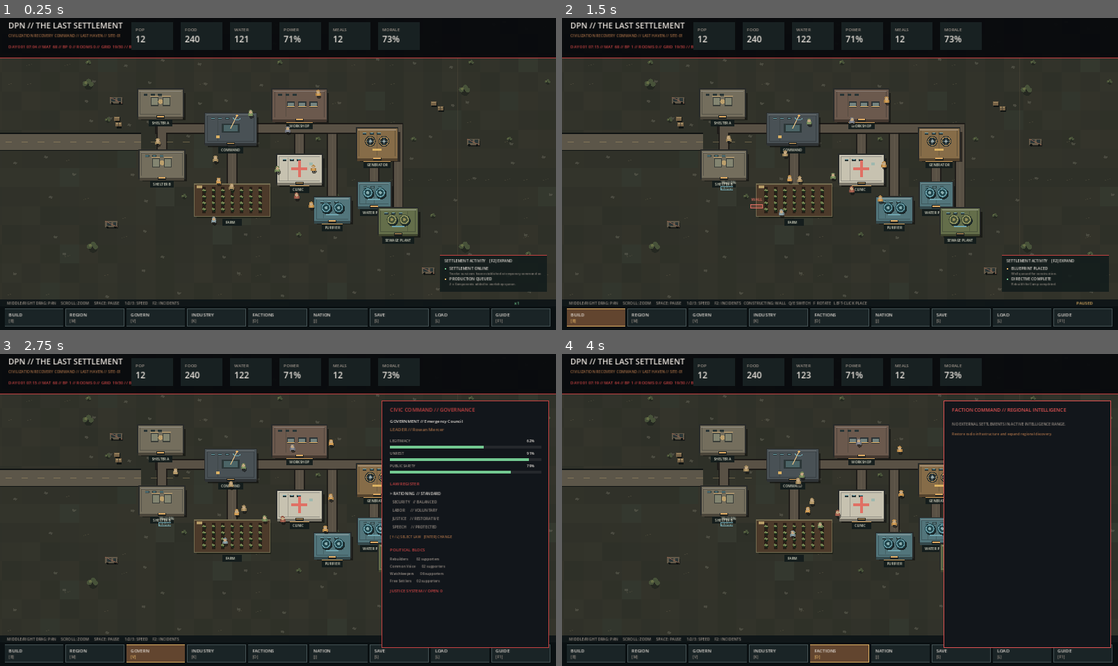
Above: before the commit, frames 1-4 (two rows, left to right).
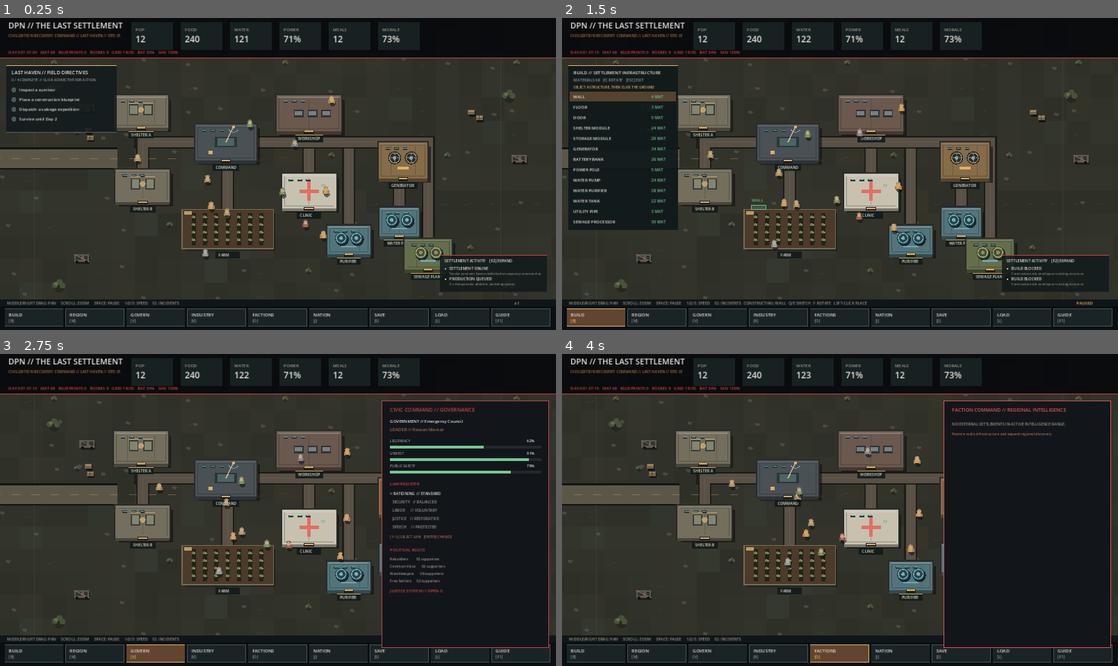
Above: after the commit, the same moments.

Repository: DPN-Technology/The-Last-Settlement
Game: Godot game, scene res://src/Main.tscn
Same seed, same stepped clock (60 frames per second), same inputs: the game is played once before the commit and once after it.
Inputs (mouse positions are in pixels of both pictures, inside the frame that each line leads up to):
- Up to frame 1 (0.25 s): no input
- Up to frame 2 (1.5 s): tap Enter at 0.5 s; move the mouse to (962, 158) at 0.52 s; hold Right 0.53-1.25 s; tap B at 0.6 s; click (962, 158) at 0.67 s; tap Space at 0.77 s; drag from (728, 189) to (812, 236) at 1.27 s
- Up to frame 3 (2.75 s): move the mouse to (333, 441) at 2.02 s; hold Right from 2.03 s (still down); tap V at 2.1 s
- Up to frame 4 (4 s): release Right at 2.75 s; drag from (812, 572) to (673, 463) at 2.77 s; move the mouse to (1006, 556) at 3.52 s; hold Left from 3.53 s (still down); tap O at 3.6 s; tap Space at 3.77 s

The runs differ from the first frame. In frame 1, 24% of the frame differs, in the area x 0-100%, y 8-90%; in frame 2, 28%; in frame 3, 17%; in frame 4, 17%.

Commit message:
feat(gameplay): mouse-driven build catalog and persistent chapter objectives

Diff:
--- a/src/main.gd
+++ b/src/main.gd
@@ -21,12 +21,13 @@
 var incident_panel_visible := false
 var playtest_notice := ""
 var playtest_notice_seconds := 0.0
-var camera_offset := Vector2(72, -8)
-var zoom := 0.86
+var camera_offset := Vector2(-75, -34)
+var zoom := 1.04
 var dragging := false
 var drag_origin := Vector2.ZERO
 var selected_citizen: Dictionary = {}
 var selected_building: Dictionary = {}
+var selected_blueprint: Dictionary = {}
 var build_mode := false
 var build_catalog_index := 0
 var build_rotated := false
@@ -68,6 +69,7 @@
 
 func _process(delta: float) -> void:
 	sim.update(delta)
+	sim.check_field_objectives()
 	_update_citizens(delta)
 	if playtest_notice_seconds > 0.0:
 		playtest_notice_seconds = maxf(0.0, playtest_notice_seconds - delta)
@@ -113,6 +115,11 @@
 		_draw_world()
 		_draw_utility_overlay()
 	_draw_hud()
+	if not help_mode and not update_mode:
+		if build_mode:
+			_draw_build_palette()
+		elif not world_map_mode and not governance_mode and not economy_mode and not faction_mode and not civilization_mode:
+			_draw_field_objectives()
 	if help_mode:
 		_draw_help_panel()
 	elif update_mode:
@@ -651,7 +658,7 @@
 
 	draw_string(ThemeDB.fallback_font, Vector2(24,32), "DPN // THE LAST SETTLEMENT", HORIZONTAL_ALIGNMENT_LEFT, -1, 23, TEXT)
 	draw_string(ThemeDB.fallback_font, Vector2(24,57), "CIVILIZATION RECOVERY COMMAND // %s" % sim.settlement_name, HORIZONTAL_ALIGNMENT_LEFT, -1, 11, RUST)
-	draw_string(ThemeDB.fallback_font, Vector2(24,89), "DAY %03d %02d:%02d // MAT %.0f // BP %d // ROOMS %d // GRID %.0f/%.0f // BAT %.0f%% // SAN %.0f%%" % [sim.day, int(sim.hour),  …(400 unchanged characters)…
+	draw_string(ThemeDB.fallback_font, Vector2(24,105), "DAY %03d %02d:%02d   MAT %.0f   BLUEPRINTS %d   ROOMS %d   GRID %.0f/%.0f   BAT %.0f%%   SAN %.0f%%" % [sim.day, int(sim.hour),  …(400 unchanged characters)…
 
 	var alive := sim.get_alive_citizens().size()
 	var stats := [
@@ -692,6 +699,91 @@
 		draw_rect(Rect2(22, 125, width, 37), PANEL_SOLID, true)
 		draw_rect(Rect2(22, 125, width, 37), GOOD, false, 1.0)
 		draw_string(ThemeDB.fallback_font, Vector2(35, 148), playtest_notice, HORIZONTAL_ALIGNMENT_LEFT, width - 25.0, 12, GOOD)
+
+func _draw_field_objectives() -> void:
+	var x := 18.0
+	var y := 139.0
+	var w := 318.0
+	var h := 192.0
+	draw_rect(Rect2(x, y, w, h), Color("#111a1cdd"))
+	draw_rect(Rect2(x, y, w, h), Color("#5a6259"), false, 1.0)
+	draw_line(Vector2(x, y), Vector2(x + w, y), WARN, 2.0)
+	draw_string(ThemeDB.fallback_font, Vector2(x + 15, y + 25), "LAST HAVEN // FIELD DIRECTIVES", HORIZONTAL_ALIGNMENT_LEFT, w - 26, 14, TEXT)
+	var keys := ["inspected", "blueprint", "expedition", "survived"]
+	var names := ["Inspect a survivor", "Place a construction blueprint", "Dispatch a salvage expedition", "Survive until Day 2"]
+	var count := 0
+	for key in keys:
+		if bool(sim.field_objectives.get(key, false)):
+			count += 1
+	draw_string(ThemeDB.fallback_font, Vector2(x + 15, y + 45), "%d / 4 COMPLETE  // CLICK A DIRECTIVE FOR ACTION" % count, HORIZONTAL_ALIGNMENT_LEFT, w - 26, 10, MUTED)
+	for i in range(4):
+		var complete := bool(sim.field_objectives.get(keys[i], false))
+		var ry := y + 74.0 + float(i) * 28.0
+		var col := GOOD if complete else TEXT
+		draw_circle(Vector2(x + 22, ry - 4), 7.0, GOOD if complete else Color("#4c5959"))
+		if complete:
+			draw_string(ThemeDB.fallback_font, Vector2(x + 18, ry), "✓", HORIZONTAL_ALIGNMENT_LEFT, -1, 11, Color("#13251b"))
+		draw_string(ThemeDB.fallback_font, Vector2(x + 37, ry), names[i], HORIZONTAL_ALIGNMENT_LEFT, w - 48, 12, col)
+	if count >= 4:
+		draw_string(ThemeDB.fallback_font, Vector2(x + 15, y + h - 9), "FIRST CHAPTER COMPLETE // CONTINUE REBUILDING", HORIZONTAL_ALIGNMENT_LEFT, w - 25, 9, GOOD)
+
+func _handle_objective_click(position: Vector2) -> bool:
+	var area := Rect2(18, 139, 318, 192)
+	if not area.has_point(position):
+		return false
+	var row := int(floor((position.y - 199.0) / 28.0))
+	if row == 0 and sim.citizens.size() > 0:
+		var citizen: Dictionary = sim.get_alive_citizens()[0]
+		_focus_world_position(Vector2(citizen["position"]))
+		selected_citizen = citizen
+		selected_building = {}
+		selected_blueprint = {}
+		sim.complete_field_objective("inspected")
+	elif row == 1:
+		build_mode = true
+	elif row == 2:
+		world_map_mode = true
+	elif row == 3:
+		sim.paused = false
+		sim.speed = 4.0
+	return true
+
+func _focus_world_position(world: Vector2) -> void:
+	var vp := get_viewport_rect().size
+	camera_offset = Vector2(vp.x * 0.50, vp.y * 0.48) / zoom - world
+
+func _draw_build_palette() -> void:
+	var catalog := sim.get_build_catalog()
+	var left := 18.0
+	var top := 139.0
+	var width := 316.0
+	var row_height := 30.0
+	var height := 83.0 + float(catalog.size()) * row_height
+	draw_rect(Rect2(left, top, width, height), Color("#10191beF"))
+	draw_rect(Rect2(left, top, width, height), WARN, false, 1.0)
+	draw_string(ThemeDB.fallback_font, Vector2(left + 15, top + 25), "BUILD // SETTLEMENT INFRASTRUCTURE", HORIZONTAL_ALIGNMENT_LEFT, width - 25, 13, TEXT)
+	draw_string(ThemeDB.fallback_font, Vector2(left + 15, top + 46), "MATERIALS %.0f   [F] ROTATE   [ESC] EXIT" % float(sim.stockpiles["industry"].get("materials", 0.0)), HORIZONTAL_ALIGNMENT_LEFT, width - 25, 11, MUTED)
+	draw_string(ThemeDB.fallback_font, Vector2(left + 15, top + 66), "SELECT A STRUCTURE, THEN CLICK THE GROUND", HORIZONTAL_ALIGNMENT_LEFT, width - 25, 10, WARN)
+	for i in range(catalog.size()):
+		var item: Dictionary = catalog[i]
+		var y := top + 75.0 + float(i) * row_height
+		var active := i == build_catalog_index
+		var affordable := float(sim.stockpiles["industry"].get("materials", 0.0)) >= float(item["cost"])
+		if active:
+			draw_rect(Rect2(left + 5, y, width - 10, row_height - 2), Color("#54432f"))
+		draw_string(ThemeDB.fallback_font, Vector2(left + 14, y + 19), str(item["name"]).to_upper(), HORIZONTAL_ALIGNMENT_LEFT, 200, 12, TEXT if affordable else MUTED)
+		draw_string(ThemeDB.fallback_font, Vector2(left + 239, y + 19), "%.0f MAT" % float(item["cost"]), HORIZONTAL_ALIGNMENT_LEFT, 62, 11, GOOD if affordable else BAD)
+
+func _handle_build_palette_click(position: Vector2) -> bool:
+	var catalog := sim.get_build_catalog()
+	var area := Rect2(18, 139, 316, 83.0 + float(catalog.size()) * 30.0)
+	if not area.has_point(position):
+		return false
+	var index := int(floor((position.y - 214.0) / 30.0))
+	if index >= 0 and index < catalog.size():
+		build_catalog_index = index
+		build_rotated = false
+	return true
 
 func _draw_toolbar() -> void:
 	var vp := get_viewport_rect().size
